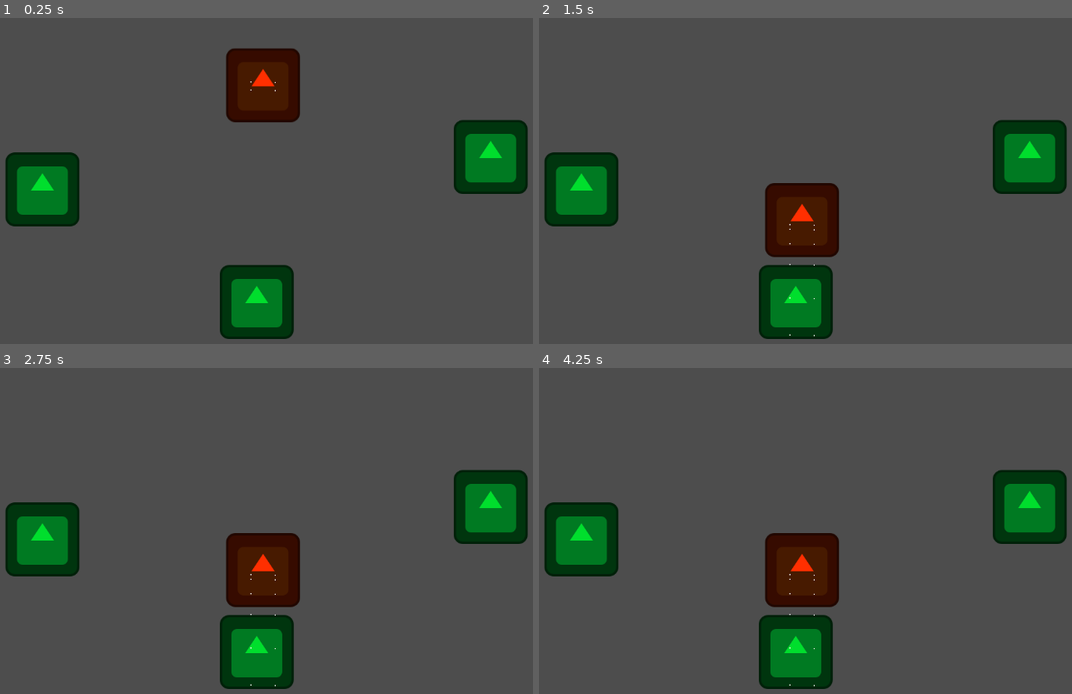
Above: before the commit, frames 1-4 (two rows, left to right).
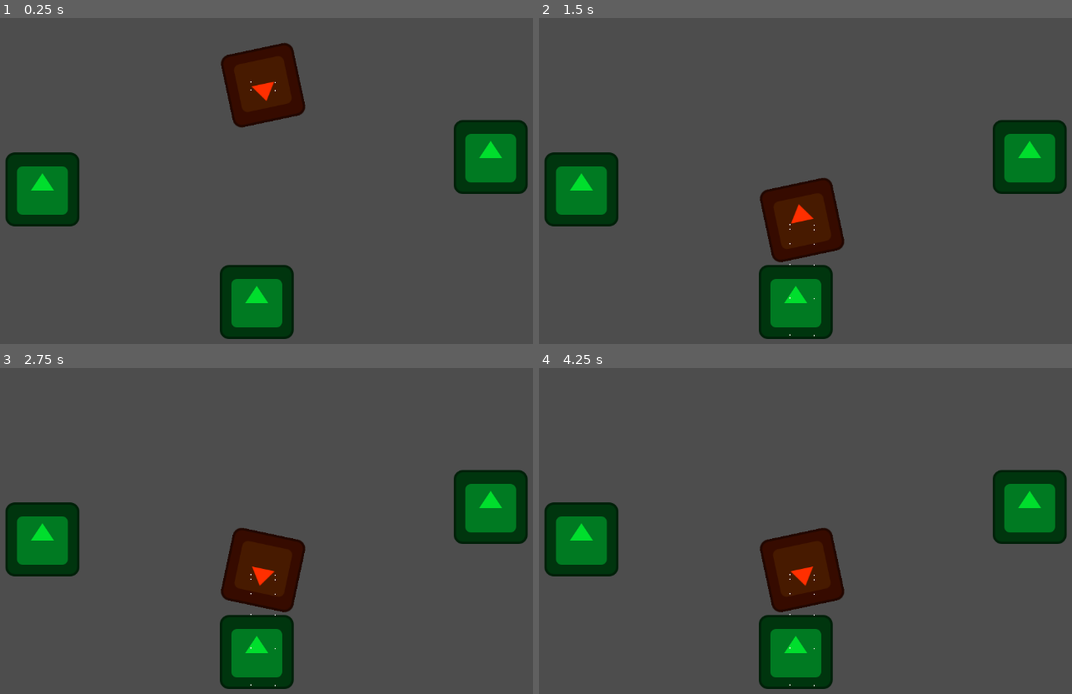
Above: after the commit, the same moments.

Repository: EmmmanuelRCPP/Github-FoxDev-practica
Game: Godot game, scene res://Github-FoxDev-practica/nivel.tscn
Same seed, same stepped clock (60 frames per second), same inputs: the game is played once before the commit and once after it. The project has no main scene, so this scene is started directly. The engine's default icon, where the game draws it, is replaced by a stand-in: a white triangle on a blue panel in a dark square.
Inputs:
- Up to frame 1 (0.25 s): no input
- Up to frame 2 (1.5 s): no input
- Up to frame 3 (2.75 s): no input
- Up to frame 4 (4.25 s): no input

The runs differ from the first frame. In frame 1, 0.7% of the frame differs, in the area x 41-58%, y 7-34%; in frame 2, 0.6%; in frame 3, 0.7%; in frame 4, 0.7%.

Commit message:
Update player.tscn

Diff:
--- a/player.tscn
+++ b/player.tscn
@@ -7,11 +7,12 @@
 script/source = "extends CharacterBody2D
 
 
-const SPEED = 300.0
-const JUMP_VELOCITY = -400.0
+const SPEED = 600.0
+const JUMP_VELOCITY = -40.0
 
 func _ready() -> void:
 	print(\"goodbye world\")
+	$AnimationPlayer.play(\"idle\")
 
 func _physics_process(delta: float) -> void:
 
@@ -20,7 +21,7 @@
 		velocity += get_gravity() * delta
 
 	# Handle jump.
-	if Input.is_action_just_pressed(\"ui_accept\") and is_on_floor():
+	if Input.is_action_just_pressed(\"ui_accept\"):
 		velocity.y = JUMP_VELOCITY
 
 	# Get the input direction and handle the movement/deceleration.
@@ -36,6 +37,43 @@
 
 [sub_resource type="RectangleShape2D" id="RectangleShape2D_jiekj"]
 size = Vector2(104, 116)
+
+[sub_resource type="Animation" id="Animation_onrkg"]
+resource_name = "idle"
+loop_mode = 1
+tracks/0/type = "value"
+tracks/0/imported = false
+tracks/0/enabled = true
+tracks/0/path = NodePath("Icon:rotation")
+tracks/0/interp = 1
+tracks/0/loop_wrap = true
+tracks/0/keys = {
+"times": PackedFloat32Array(0, 0.5, 1),
+"transitions": PackedFloat32Array(1, 1, 1),
+"update": 0,
+"values": [0.0, 6.28319, 0.0]
+}
+
+[sub_resource type="Animation" id="Animation_i3pqv"]
+length = 0.001
+tracks/0/type = "value"
+tracks/0/imported = false
+tracks/0/enabled = true
+tracks/0/path = NodePath("Icon:rotation")
+tracks/0/interp = 1
+tracks/0/loop_wrap = true
+tracks/0/keys = {
+"times": PackedFloat32Array(0),
+"transitions": PackedFloat32Array(1),
+"update": 0,
+"values": [0.0]
+}
+
+[sub_resource type="AnimationLibrary" id="AnimationLibrary_hqtel"]
+_data = {
+&"RESET": SubResource("Animation_i3pqv"),
+&"idle": SubResource("Animation_onrkg")
+}
 
 [node name="Player" type="CharacterBody2D"]
 script = SubResource("GDScript_64bcn")
@@ -53,3 +91,8 @@
 
 [node name="CPUParticles2D2" parent="." instance=ExtResource("2_onrkg")]
 position = Vector2(21, 9)
+
+[node name="AnimationPlayer" type="AnimationPlayer" parent="."]
+libraries = {
+&"": SubResource("AnimationLibrary_hqtel")
+}
Not shown: 1 places in player.tscn that only renumber resources
